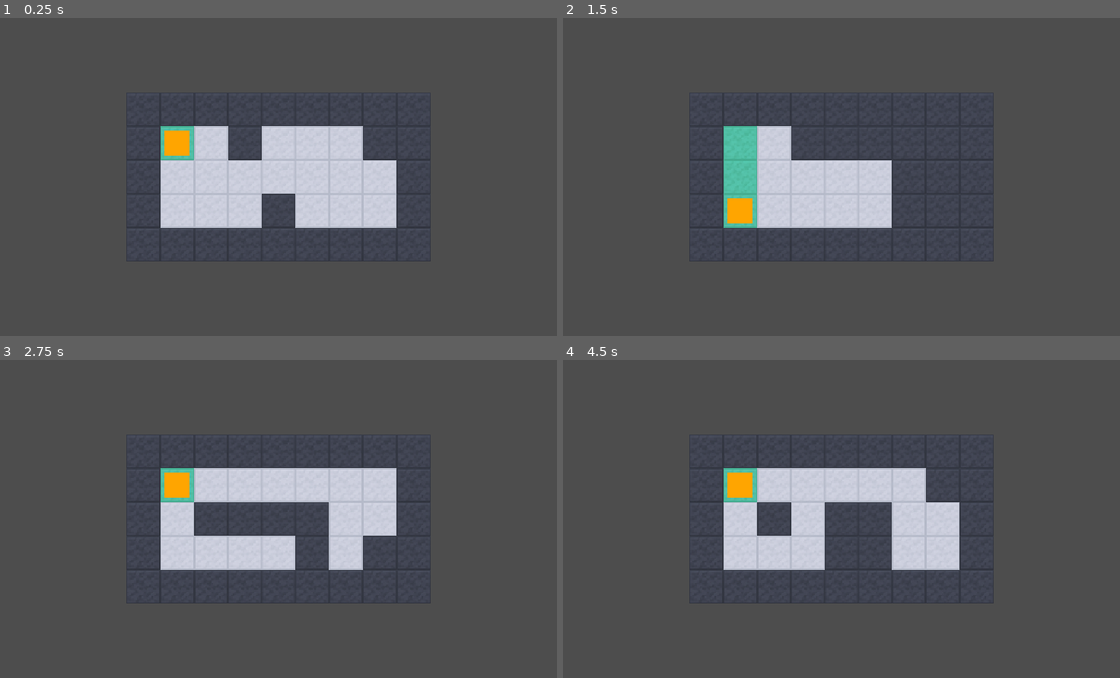
Above: before the commit, frames 1-4 (two rows, left to right).
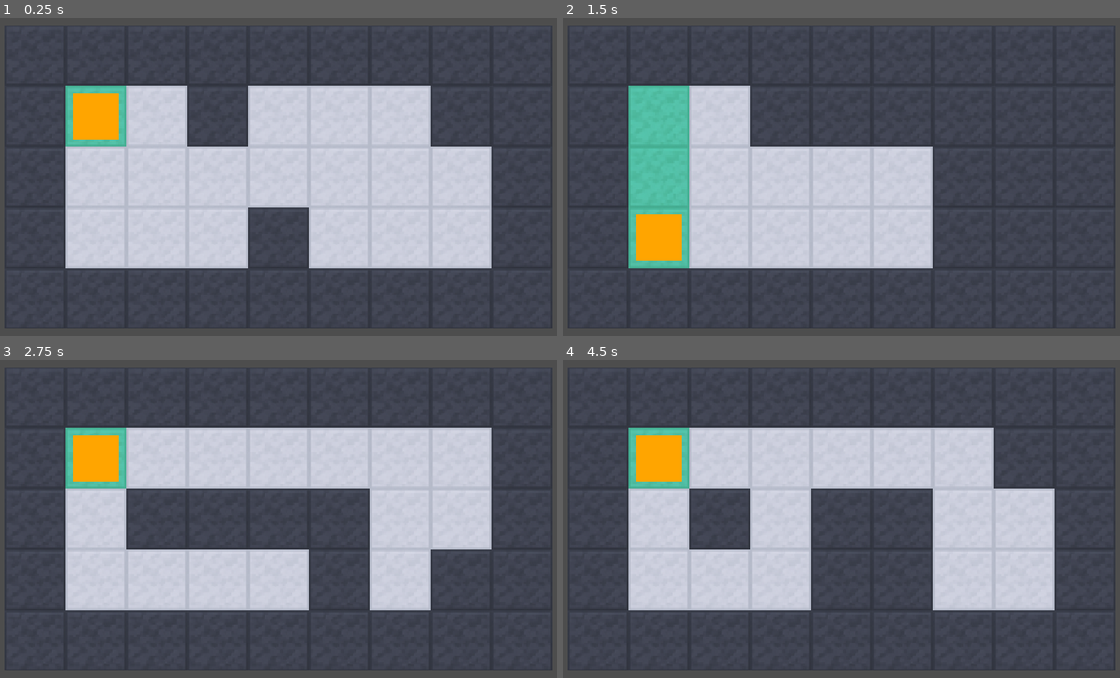
Above: after the commit, the same moments.

Repository: wheelibin/maze-fill
Game: Godot game, scene res://game.tscn
Two runs of this game, one before a commit and one after it. Both use one fixed random seed, a clock stepped at 60 frames per second and the inputs below.
Inputs (mouse positions are in pixels of both pictures, inside the frame that each line leads up to):
- Up to frame 1 (0.25 s): no input
- Up to frame 2 (1.5 s): tap Enter at 0.5 s; move the mouse to (975, 161) at 0.52 s; hold Right (ui_right) 0.53-1.28 s; tap L at 0.6, 1.35 s; click (975, 161) at 0.67 s; tap Space at 1.25 s; move the mouse to (718, 192) at 1.27 s; hold Down (ui_down) from 1.28 s (still down); click (718, 192) at 1.42 s
- Up to frame 3 (2.75 s): tap Enter at 2 s; move the mouse to (339, 442) at 2.02 s; release Down (ui_down) at 2.03 s; hold Right (ui_right) from 2.03 s (still down); tap M at 2.1 s; click (339, 442) at 2.17 s; tap L at 2.3 s
- Up to frame 4 (4.5 s): tap Space at 2.75, 4.25 s; move the mouse to (813, 588) at 2.77 s; release Right (ui_right) at 2.78 s; hold Up (ui_up) 2.78-3.53 s; tap 1 at 2.85 s; click (813, 588) at 2.92 s; tap L at 3.05, 3.8 s; tap Enter at 3.5 s; move the mouse to (1025, 569) at 3.52 s; hold Left (ui_left) from 3.53 s (still down); tap 2 at 3.6 s; click (1025, 569) at 3.67 s; move the mouse to (657, 468) at 4.27 s; tap 3 at 4.35 s; click (657, 468) at 4.42 s

The runs differ from the first frame. In frame 1, 32% of the frame differs, in the area x 0-100%, y 5-98%; in frame 2, 24%; in frame 3, 35%; in frame 4, 33%.

Commit message:
solver

Diff:
--- a/camera_2d.gd
+++ b/camera_2d.gd
@@ -1,19 +1,39 @@
 extends Camera2D
+
+@export_range(0.0, 0.4) var margin: float = 0.05
 
 @onready var floor_layer: TileMapLayer = $"../Floor"
 
-func center_on_bounds(bounds: Rect2i) -> void:
-	var top_left := floor_layer.map_to_local(bounds.position)
-	var bottom_right := floor_layer.map_to_local(
+
+func _ready() -> void:
+	get_viewport().size_changed.connect(fit_board)
+	fit_board()
+
+
+func fit_board() -> void:
+	var bounds := floor_layer.get_used_rect()
+
+	if bounds.size == Vector2i.ZERO:
+		return
+
+	var tile_size := Vector2(floor_layer.tile_set.tile_size)
+
+	var board_size := Vector2(bounds.size) * tile_size
+
+	var first_cell := floor_layer.map_to_local(bounds.position)
+	var last_cell := floor_layer.map_to_local(
 		bounds.position + bounds.size - Vector2i.ONE
 	)
 
-	position = (top_left + bottom_right) / 2.0
+	# Camera and Floor are siblings under Board.
+	position = floor_layer.position + (first_cell + last_cell) / 2.0
 
-	var tile_size := Vector2(floor_layer.tile_set.tile_size)
-	var board_px := bottom_right - top_left + tile_size
 	var viewport_size := get_viewport_rect().size
-	# Only zoom out to fit; never zoom in past native tile size.
-	zoom = Vector2.ONE * minf(1.0, minf(
-		viewport_size.x / board_px.x, viewport_size.y / board_px.y
-	))
+	var available := viewport_size * (1.0 - margin * 2.0)
+
+	var factor := minf(
+		available.x / board_size.x,
+		available.y / board_size.y
+	)
+
+	zoom = Vector2.ONE * factor
--- a/levels/levels.json
+++ b/levels/levels.json
@@ -6,6 +6,8 @@
 			7,
 			1
 		],
+		"min_moves": 6,
+		"min_moves_exact": true,
 		"size": [
 			9,
 			5
@@ -56,6 +58,8 @@
 			1,
 			2
 		],
+		"min_moves": 6,
+		"min_moves_exact": true,
 		"size": [
 			9,
 			5
@@ -110,6 +114,8 @@
 			6,
 			1
 		],
+		"min_moves": 8,
+		"min_moves_exact": true,
 		"size": [
 			9,
 			5
@@ -152,6 +158,8 @@
 			4,
 			3
 		],
+		"min_moves": 8,
+		"min_moves_exact": true,
 		"size": [
 			9,
 			5
@@ -194,6 +202,8 @@
 			4,
 			3
 		],
+		"min_moves": 7,
+		"min_moves_exact": true,
 		"size": [
 			9,
 			5
@@ -236,6 +246,8 @@
 			3,
 			1
 		],
+		"min_moves": 7,
+		"min_moves_exact": true,
 		"size": [
 			9,
 			5
@@ -278,6 +290,8 @@
 			7,
 			1
 		],
+		"min_moves": 10,
+		"min_moves_exact": true,
 		"size": [
 			9,
 			5
@@ -320,6 +334,8 @@
 			5,
 			2
 		],
+		"min_moves": 11,
+		"min_moves_exact": true,
 		"size": [
 			9,
 			5
@@ -358,6 +374,8 @@
 			7,
 			1
 		],
+		"min_moves": 10,
+		"min_moves_exact": true,
 		"size": [
 			9,
 			5
@@ -400,6 +418,8 @@
 			6,
 			3
 		],
+		"min_moves": 10,
+		"min_moves_exact": true,
 		"size": [
 			9,
 			5
@@ -438,6 +458,8 @@
 			1,
 			3
 		],
+		"min_moves": 7,
+		"min_moves_exact": true,
 		"size": [
 			11,
 			7
@@ -520,6 +542,8 @@
 			9,
 			5
 		],
+		"min_moves": 10,
+		"min_moves_exact": true,
 		"size": [
 			11,
 			7
@@ -594,6 +618,8 @@
 			9,
 			1
 		],
+		"min_moves": 12,
+		"min_moves_exact": true,
 		"size": [
 			11,
 			7
@@ -652,6 +678,8 @@
 			8,
 			3
 		],
+		"min_moves": 10,
+		"min_moves_exact": true,
 		"size": [
 			11,
 			7
@@ -718,6 +746,8 @@
 			5,
 			1
 		],
+		"min_moves": 11,
+		"min_moves_exact": true,
 		"size": [
 			11,
 			7
@@ -792,6 +822,8 @@
 			8,
 			3
 		],
+		"min_moves": 10,
+		"min_moves_exact": true,
 		"size": [
 			11,
 			7
@@ -850,6 +882,8 @@
 			8,
 			2
 		],
+		"min_moves": 10,
+		"min_moves_exact": true,
 		"size": [
 			11,
 			7
@@ -928,6 +962,8 @@
 			8,
 			1
 		],
+		"min_moves": 9,
+		"min_moves_exact": true,
 		"size": [
 			11,
 			7
@@ -1010,6 +1046,8 @@
 			4,
 			4
 		],
+		"min_moves": 12,
+		"min_moves_exact": true,
 		"size": [
 			11,
 			7
@@ -1080,6 +1118,8 @@
 			1,
 			3
 		],
+		"min_moves": 15,
+		"min_moves_exact": true,
 		"size": [
 			11,
 			7
@@ -1130,6 +1170,8 @@
 			1,
 			5
 		],
+		"min_moves": 8,
+		"min_moves_exact": true,
 		"size": [
 			13,
 			9
@@ -1260,6 +1302,8 @@
 			4,
 			6
 		],
+		"min_moves": 15,
+		"min_moves_exact": true,
 		"size": [
 			13,
 			9
@@ -1362,6 +1406,8 @@
 			7,
 			6
 		],
+		"min_moves": 13,
+		"min_moves_exact": true,
 		"size": [
 			13,
 			9
@@ -1492,6 +1538,8 @@
 			8,
 			1
 		],
+		"min_moves": 11,
+		"min_moves_exact": true,
 		"size": [
 			13,
 			9
@@ -1626,6 +1674,8 @@
 			2,
 			6
 		],
+		"min_moves": 10,
+		"min_moves_exact": true,
 		"size": [
 			13,
 			9
@@ -1752,6 +1802,8 @@
 			1,
 			3
 		],
+		"min_moves": 10,
+		"min_moves_exact": true,
 		"size": [
 			13,
 			9
@@ -1886,6 +1938,8 @@
 			6,
 			1
 		],
+		"min_moves": 16,
+		"min_moves_exact": true,
 		"size": [
 			13,
 			9
@@ -2004,6 +2058,8 @@
 			2,
 			4
 		],
+		"min_moves": 17,
+		"min_moves_exact": true,
 		"size": [
 			13,
 			9
@@ -2102,6 +2158,8 @@
 			1,
 			4
 		],
+		"min_moves": 17,
+		"min_moves_exact": true,
 		"size": [
 			13,
 			9
@@ -2208,6 +2266,8 @@
 			1,
 			6
 		],
+		"min_moves": 22,
+		"min_moves_exact": true,
 		"size": [
 			13,
 			9
--- a/main.gd
+++ b/main.gd
@@ -27,7 +27,7 @@
 func _ready() -> void:
 	rng.randomize()
 	_build_board()
-	camera.center_on_bounds(Rect2i(Vector2i.ZERO, level_size))
+	camera.fit_board()
 	generate_procedural_maze()
 
 func _build_board() -> void:
@@ -102,7 +102,7 @@
 	var entry: Dictionary = levels[level_number - 1]
 	level_size = Vector2i(int(entry.size[0]), int(entry.size[1]))
 	_build_board()
-	camera.center_on_bounds(Rect2i(Vector2i.ZERO, level_size))
+	camera.fit_board()
 
 	var bounds := Rect2i(Vector2i.ZERO, level_size).grow(-1)
 	var walls := {}
--- /dev/null
+++ b/maze_solver.gd
@@ -0,0 +1,76 @@
+extends RefCounted
+
+const MazeGenerator := preload("res://maze_generator.gd")
+
+const LANE_BITS := 32
+
+## Exact minimum number of slide-moves to paint every tile in `touched`,
+## starting from `start` (already painted). BFS over (position, painted-set)
+## states is optimal since every move costs 1.
+##
+## shortcut: budget_seconds caps runtime instead of falling back to a
+## heuristic estimate — fine while boards stay under ~100-120 touched tiles
+## (exact solve is sub-second there, measured). Past that, states explode
+## and this returns exact=false rather than guessing; upgrade to IDA* with
+## an admissible heuristic if a future tier needs it.
+static func min_moves_to_cover(walls: Dictionary, bounds: Rect2i, start: Vector2i, touched: Dictionary, budget_seconds: float = 15.0) -> Dictionary:
+	var tiles: Array = touched.keys()
+	var tile_index := {}
+	for i in tiles.size():
+		tile_index[tiles[i]] = i
+
+	var lane_count: int = ceili(tiles.size() / float(LANE_BITS))
+	var full_lanes: Array[int] = []
+	full_lanes.resize(lane_count)
+	full_lanes.fill(0)
+	for i in tiles.size():
+		full_lanes[i / LANE_BITS] |= 1 << (i % LANE_BITS)
+
+	var start_lanes: Array[int] = []
+	start_lanes.resize(lane_count)
+	start_lanes.fill(0)
+	_mark(start_lanes, tile_index[start])
+
+	var start_key := _state_key(tile_index[start], start_lanes)
+	var visited := {start_key: true}
+	var queue: Array = [[start, start_lanes, 0]]
+	var states_explored := 0
+	var deadline := Time.get_ticks_msec() + int(budget_seconds * 1000.0)
+
+	while not queue.is_empty():
+		if Time.get_ticks_msec() > deadline:
+			return {"moves": -1, "exact": false, "states_explored": states_explored}
+
+		var state: Array = queue.pop_front()
+		var pos: Vector2i = state[0]
+		var lanes: Array[int] = state[1]
+		var depth: int = state[2]
+		states_explored += 1
+
+		if lanes == full_lanes:
+			return {"moves": depth, "exact": true, "states_explored": states_explored}
+
+		for d in MazeGenerator.DIRS:
+			var dest := MazeGenerator._slide(walls, bounds, pos, d)
+			if dest == pos:
+				continue
+
+			var new_lanes := lanes.duplicate()
+			var step := pos
+			while step != dest:
+				step += d
+				if tile_index.has(step):
+					_mark(new_lanes, tile_index[step])
+
+			var key := _state_key(tile_index[dest], new_lanes)
+			if not visited.has(key):
+				visited[key] = true
+				queue.append([dest, new_lanes, depth + 1])
+
+	return {"moves": -1, "exact": true, "states_explored": states_explored}
+
+static func _mark(lanes: Array[int], bit_index: int) -> void:
+	lanes[bit_index / LANE_BITS] |= 1 << (bit_index % LANE_BITS)
+
+static func _state_key(pos_index: int, lanes: Array[int]) -> String:
+	return "%d:%s" % [pos_index, ",".join(lanes.map(func(l): return str(l)))]
--- a/player.gd
+++ b/player.gd
@@ -1,7 +1,7 @@
 extends Node2D
 
 @export var color: Color = Color.ORANGE
-@export var slide_speed: float = 3000.0
+@export var slide_speed: float = 4000.0
 
 @onready var floor_layer: TileMapLayer = $"../Floor"
 @onready var wall_layer: TileMapLayer = $"../Walls"
@@ -13,6 +13,8 @@
 const PAINT_SOURCE_ID := 1
 const PAINT_ATLAS_COORDS := Vector2i(2, 0)
 var last_painted_cell := Vector2i(-999, -999)
+var touch_start := Vector2.ZERO
+const MIN_SWIPE := 30.0
 
 func _ready() -> void:
 	position = floor_layer.map_to_local(grid_pos)
@@ -68,7 +70,7 @@
 	)
 
 	var tween := create_tween()
-	tween.set_trans(Tween.TRANS_CUBIC)
+	tween.set_trans(Tween.TRANS_QUAD)
 	tween.set_ease(Tween.EASE_IN)
 	tween.tween_property(self, "position", destination, duration)
 
@@ -117,3 +119,19 @@
 		paint_cell(cell)
 
 	last_painted_cell = current_cell
+
+func _input(event: InputEvent) -> void:
+
+	if event is InputEventScreenTouch:
+		if event.pressed:
+			touch_start = event.position
+		else:
+			var swipe: Vector2 = event.position - touch_start
+
+			if swipe.length() < MIN_SWIPE or moving:
+				return
+
+			if absf(swipe.x) > absf(swipe.y):
+				slide(Vector2i.RIGHT if swipe.x > 0 else Vector2i.LEFT)
+			else:
+				slide(Vector2i.DOWN if swipe.y > 0 else Vector2i.UP)
--- a/project.godot
+++ b/project.godot
@@ -17,8 +17,14 @@
 
 [display]
 
+window/size/viewport_width=1280
+window/size/viewport_height=720
 window/stretch/mode="canvas_items"
 window/stretch/aspect="expand"
+
+[input_devices]
+
+pointing/emulate_touch_from_mouse=true
 
 [physics]
 
--- a/tools/generate_levels.gd
+++ b/tools/generate_levels.gd
@@ -1,6 +1,7 @@
 extends SceneTree
 
 const MazeGenerator := preload("res://maze_generator.gd")
+const MazeSolver := preload("res://maze_solver.gd")
 
 const LEVELS_PER_TIER := 10
 const TIER_COUNT := 3
@@ -11,6 +12,7 @@
 const MEDIUM_FRACTION := 1.0 / 3.0 # hard fraction = remainder
 const GENERATION_SEED := 1
 const OUTPUT_PATH := "res://levels/levels.json"
+const MIN_MOVES_BUDGET_SECONDS := 15.0
 
 ## v1: slide-distance alone. To add a second signal later (wall density,
 ## direction-change count, etc.), change only this function's body.
@@ -45,6 +47,7 @@
 			pool.append({
 				"walls": maze.walls,
 				"goal": maze.bfs.farthest,
+				"touched": maze.bfs.touched,
 				"score": _score_candidate(maze.bfs),
 			})
 		pool.sort_custom(func(a, b): return a.score < b.score)
@@ -98,6 +101,11 @@
 
 			var level_number := t * LEVELS_PER_TIER + local_index + 1
 			var label := _label_for_score(chosen.score, t1, t2)
+			var solved := MazeSolver.min_moves_to_cover(chosen.walls, bounds, start, chosen.touched, MIN_MOVES_BUDGET_SECONDS)
+			if not solved.exact:
+				print("Level %d: min-moves solve exceeded %.0fs budget (%d states) — board too big for exact BFS" % [
+					level_number, MIN_MOVES_BUDGET_SECONDS, solved.states_explored,
+				])
 			levels.append({
 				"size": [size.x, size.y],
 				"start": [start.x, start.y],
@@ -105,8 +113,12 @@
 				"goal": [chosen.goal.x, chosen.goal.y],
 				"difficulty_score": chosen.score,
 				"difficulty_label": label,
+				"min_moves": solved.moves,
+				"min_moves_exact": solved.exact,
 			})
-			print("  level %d -> score=%d label=%s" % [level_number, chosen.score, label])
+			print("  level %d -> score=%d label=%s min_moves=%d%s" % [
+				level_number, chosen.score, label, solved.moves, "" if solved.exact else " (not exact)",
+			])
 
 	assert(levels.size() == TIER_COUNT * LEVELS_PER_TIER)
 
Binary file changed: godot_tileset_192x64.png
Not shown, added: maze_solver.gd.uid
